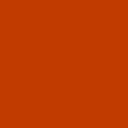
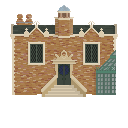
Layer changes from the first w=128, h=128 image to the second:
added layer "Layer 10" above "Layer 9" over [94, 50, 116, 95]
added layer "Layer 9" above "Layer 6" over [10, 5, 118, 97]
added layer "Layer 6" above "Layer 8" over [41, 50, 87, 97]
added layer "Layer 8" above "Layer 7" over [28, 42, 100, 65]
added layer "Layer 7" above "Layer 5" over [57, 64, 71, 85]
added layer "Layer 5" above "Background" over [10, 5, 118, 95]
hid "Background" over [0, 0, 128, 128]
